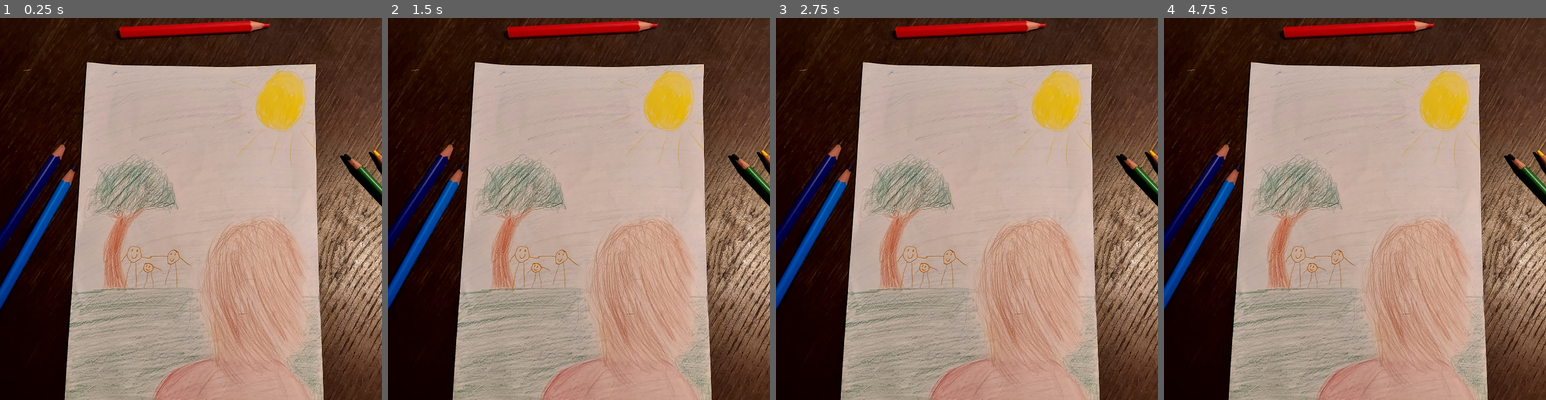
Above: before the commit, frames 1-4 (left to right).
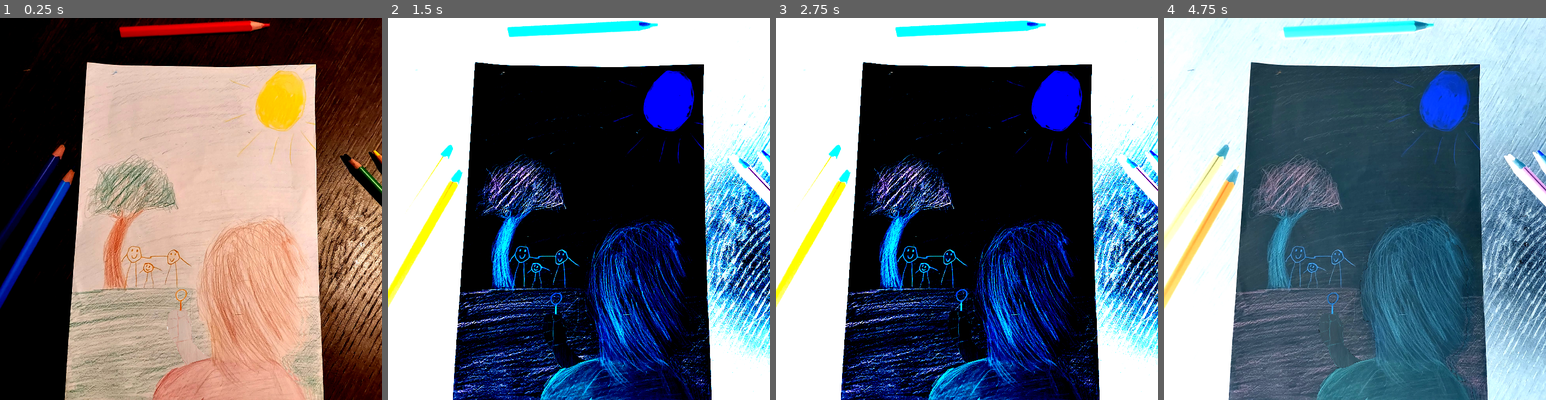
Above: after the commit, the same moments.

Repository: Tepitron/rebel-yell
Game: Godot game, scene res://Scripts/node_2d.tscn
The game is run twice, just before and just after one commit, with the same random seed, the same clock (stepped at 60 frames per second) and the same inputs.
Inputs (mouse positions are in pixels of both pictures, inside the frame that each line leads up to):
- Up to frame 1 (0.25 s): no input
- Up to frame 2 (1.5 s): move the mouse to (663, 189) at 0.52 s; move the mouse to (502, 228) at 1.27 s
- Up to frame 3 (2.75 s): move the mouse to (1005, 124) at 2.02 s
- Up to frame 4 (4.75 s): move the mouse to (1335, 285) at 2.77 s; move the mouse to (1469, 266) at 3.52 s; move the mouse to (1240, 151) at 4.27 s

The runs differ from the first frame. In frame 1, 80% of the frame differs, in the area x 0-100%, y 0-100%; in frame 2, 100%; in frame 3, 100%; in frame 4, 100%.

Commit message:
Added movement script to hand. node_2d.gd just for fun, can be disabled

Diff:
--- /dev/null
+++ b/Scripts/hand.gd
@@ -0,0 +1,18 @@
+extends CharacterBody2D
+
+
+@onready var movement_area = $"../movement_area"
+
+const SPEED = 100.0
+const radius = 50
+
+
+func _physics_process(delta: float) -> void:
+	# Thank you David Wong from the godot forums
+	var mouse_pos = get_global_mouse_position()
+	var player_pos = movement_area.global_transform.origin
+	var distance = player_pos.distance_to(mouse_pos)
+	var mouse_dir = (mouse_pos-player_pos).normalized()
+	if distance > radius:
+		mouse_pos = player_pos + (mouse_dir * radius)
+	global_transform.origin = mouse_pos
--- /dev/null
+++ b/Scripts/node_2d.gd
@@ -0,0 +1,24 @@
+extends Node2D
+@onready var map1 = $Head
+@onready var map2 = $Hand/Hand_sprite
+@onready var map3 = $FloatingTausta
+var change = 1.0
+var rise = true
+
+func _ready() -> void:
+	pass
+
+func _process(delta: float) -> void:
+	if change <= -10.0:
+		rise = true
+	if change >= 2:
+		rise = false
+
+	if rise:
+		change += 0.1
+	else:
+		change -= 0.1
+
+	map1.material.set("shader_parameter/contrast", change)
+	map2.material.set("shader_parameter/contrast", change)
+	map3.material.set("shader_parameter/contrast", change)
--- a/Scripts/node_2d.tscn
+++ b/Scripts/node_2d.tscn
@@ -1,10 +1,68 @@
-[gd_scene load_steps=2 format=3 uid="uid://k0u0whav4jh"]
+[gd_scene load_steps=12 format=3 uid="uid://k0u0whav4jh"]
 
+[ext_resource type="Script" path="res://Scripts/node_2d.gd" id="1_boocd"]
+[ext_resource type="Shader" path="res://Shaders/saturation.gdshader" id="1_p7e81"]
 [ext_resource type="Texture2D" uid="uid://cq2tq5wyfpxlo" path="res://Art_assets/floating tausta.jpg" id="1_rvvbj"]
+[ext_resource type="Script" path="res://Scripts/hand.gd" id="3_2n6jx"]
+[ext_resource type="Texture2D" uid="uid://cl4qj8hcb1pia" path="res://Art_assets/Käsiirti.png" id="3_yqb07"]
+[ext_resource type="Texture2D" uid="uid://cu1wkp7n0h6p0" path="res://Art_assets/floating tausta.png" id="4_v3khx"]
+
+[sub_resource type="RectangleShape2D" id="RectangleShape2D_j03dq"]
+size = Vector2(83, 86.25)
+
+[sub_resource type="ShaderMaterial" id="ShaderMaterial_kq4tc"]
+shader = ExtResource("1_p7e81")
+shader_parameter/brightness = 0.0
+shader_parameter/contrast = 1.0
+shader_parameter/saturation = 1.0
+
+[sub_resource type="ShaderMaterial" id="ShaderMaterial_n7141"]
+shader = ExtResource("1_p7e81")
+shader_parameter/brightness = 0.0
+shader_parameter/contrast = 1.0
+shader_parameter/saturation = 1.0
+
+[sub_resource type="CircleShape2D" id="CircleShape2D_hcuby"]
+radius = 136.077
+
+[sub_resource type="ShaderMaterial" id="ShaderMaterial_u27h5"]
+shader = ExtResource("1_p7e81")
+shader_parameter/brightness = 0.0
+shader_parameter/contrast = 1.0
+shader_parameter/saturation = 1.0
 
 [node name="Node2D" type="Node2D"]
+script = ExtResource("1_boocd")
+
+[node name="movement_area" type="Area2D" parent="."]
+position = Vector2(359, 642)
+
+[node name="CollisionShape2D" type="CollisionShape2D" parent="movement_area"]
+position = Vector2(-16.5, -15.875)
+shape = SubResource("RectangleShape2D_j03dq")
 
 [node name="FloatingTausta" type="Sprite2D" parent="."]
+material = SubResource("ShaderMaterial_kq4tc")
 position = Vector2(365, 367)
 scale = Vector2(0.360821, 0.360821)
 texture = ExtResource("1_rvvbj")
+
+[node name="Hand" type="CharacterBody2D" parent="."]
+position = Vector2(345, 625)
+scale = Vector2(0.161841, 0.161841)
+script = ExtResource("3_2n6jx")
+
+[node name="Hand_sprite" type="Sprite2D" parent="Hand"]
+material = SubResource("ShaderMaterial_n7141")
+scale = Vector2(1, 1)
+texture = ExtResource("3_yqb07")
+
+[node name="CollisionShape2D" type="CollisionShape2D" parent="Hand"]
+position = Vector2(-185.368, -210.083)
+shape = SubResource("CircleShape2D_hcuby")
+
+[node name="Head" type="Sprite2D" parent="."]
+material = SubResource("ShaderMaterial_u27h5")
+position = Vector2(436, 468)
+scale = Vector2(0.353087, 0.353087)
+texture = ExtResource("4_v3khx")
